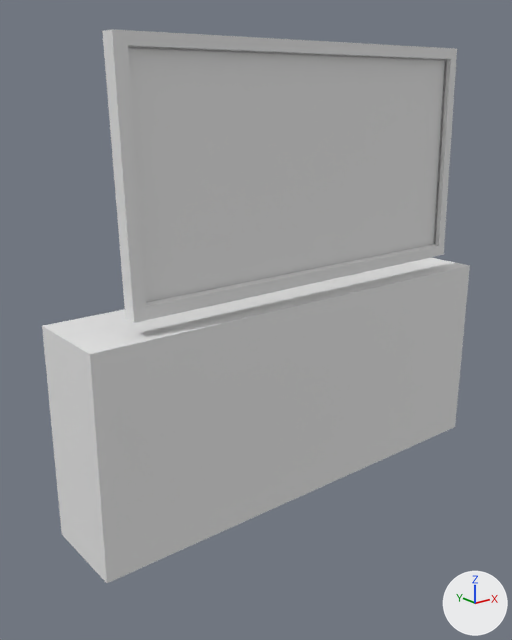
A saved change to the FBX model GameBase/GameBase/assets/VisualTarget/ELP_Ad/TV/TV.fbx.
One viewpoint serves both versions: a camera (50 mm lens) standing at (-3.24, -3.47, 2.84) and looking at (-0.24, 0.27, 1.34). The lights are fixed; the arrows at lower right show +X, +Y and +Z. Where no turn or scale is listed for an object, it has been applied to the vertices.

The first picture shows 'Frame', 'Screen'.
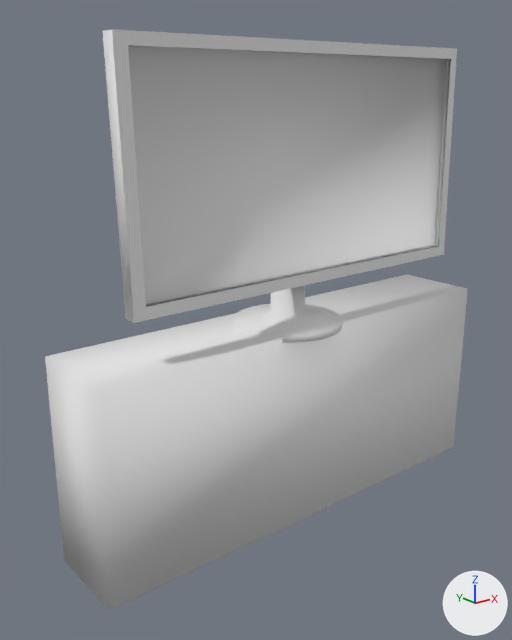
The edits, one by one:
me_cube is used by ob_frame; location (0.0, 0.0, 2.403).
me_cube had 24 vertices, 38 faces and spanned x -1.7..1.7, y -0.11..0.53, z -2.34..0.78.
me_cube now has 184 vertices, 354 faces and spans x -1.7..1.7, y -0.23..0.54, z -2.53..0.78.
me_cube part 1: the loose piece of 8 vertices spanning x -1.7..1.7, y -0.11..0.53, z -2.34..-0.88 is moved by (0.0, 0.0, -0.2).
me_cube part 2: a new loose piece of 160 vertices spanning x -0.44..0.33, y -0.23..0.54, z -1.11..-0.79, in mat_material (its picture is missing).
Part 3, on me_cube:
8 faces are deleted.
8 new faces join them.
me_cube part 4: the surface is now shaded smooth.
Object 'Screen' (ob_screen) is now hidden.

What differs and where, as boxes (x1, y1, x2, y2) in the pictures (512 x 640 px; the box of a moved part takes in the faces that stretch with it):
'Frame', reshaped
    before: (42, 29, 470, 583)
    after: (45, 29, 468, 611)
'Screen', hidden
    before: (128, 48, 445, 303)
part 1 of me_cube, moved or reshaped
    before: (42, 258, 470, 583)
    after: (45, 274, 468, 611)
part 2 of me_cube, added
    after: (233, 285, 342, 343)
part 3 of me_cube, moved or reshaped
    both: (128, 45, 451, 307)
